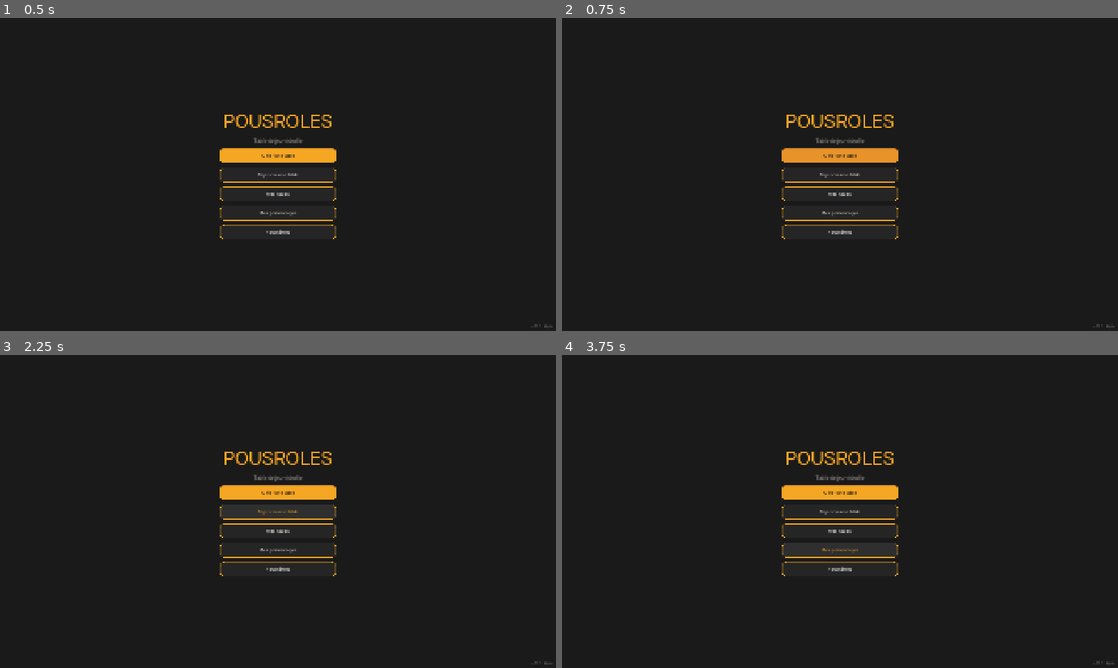
Above: before the commit, frames 1-4 (two rows, left to right).
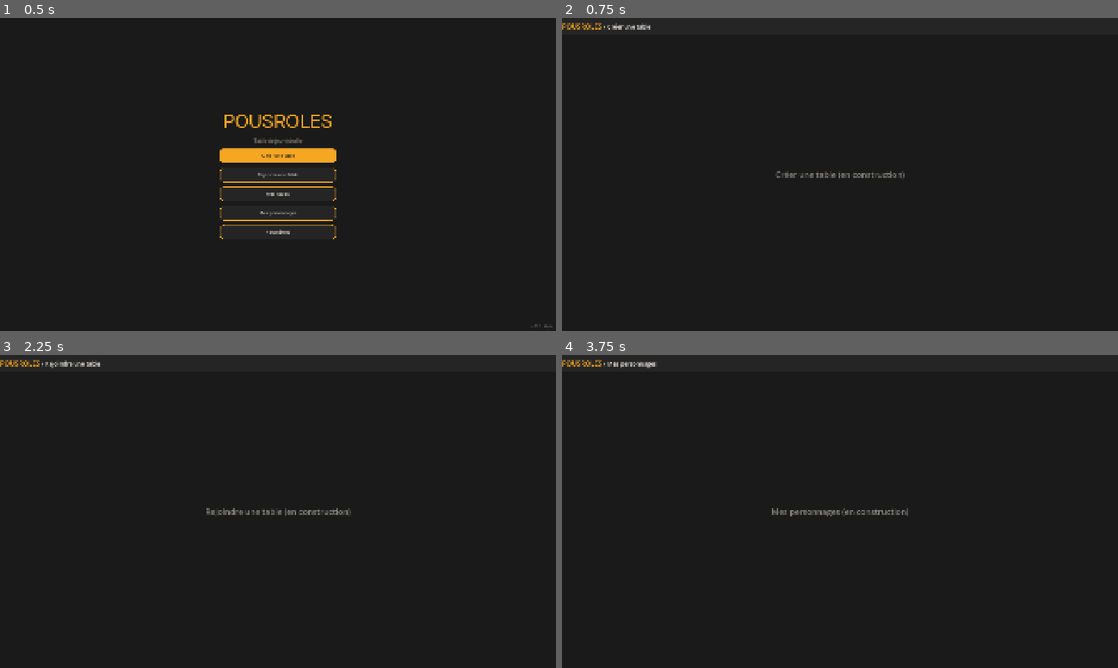
Above: after the commit, the same moments.

Repository: OznyRin/VTT
Game: Godot game, scene res://scenes/main_menu.tscn
Same seed, same stepped clock (60 frames per second), same inputs: the game is played once before the commit and once after it.
Inputs (mouse positions are in pixels of both pictures, inside the frame that each line leads up to):
- Up to frame 1 (0.5 s): no input
- Up to frame 2 (0.75 s): click "Créer une table" at 0.5 s
- Up to frame 3 (2.25 s): click (22, 364) at 1.25 s, where only the run after the commit has a clickable "POUSROLES"; click "Rejoindre une table" at 2 s
- Up to frame 4 (3.75 s): click (584, 364) at 2.75 s, where only the run after the commit has a clickable "POUSROLES"; click "Mes personnages" at 3.5 s

Frame 1 is identical in both runs. In frame 2, 2.5% of the frame differs, in the area x 0-100%, y 1-99%; in frame 3, 2.6%; in frame 4, 2.6%.

Commit message:
Phase 1 complète - tous les écrans placeholder + navigation

Diff:
--- /dev/null
+++ b/scenes/create_table.gd
@@ -0,0 +1,25 @@
+extends Control
+
+func _ready():
+	var nav_style = StyleBoxFlat.new()
+	nav_style.bg_color = Color("#252525")
+	$NavBar.add_theme_stylebox_override("panel", nav_style)
+
+	var home_style = StyleBoxEmpty.new()
+	$NavBar/HBoxContainer/BtnHome.add_theme_stylebox_override("normal", home_style)
+	$NavBar/HBoxContainer/BtnHome.add_theme_stylebox_override("hover", home_style)
+	$NavBar/HBoxContainer/BtnHome.add_theme_stylebox_override("pressed", home_style)
+	$NavBar/HBoxContainer/BtnHome.add_theme_color_override("font_color", Color("#F5A623"))
+	$NavBar/HBoxContainer/BtnHome.add_theme_color_override("font_hover_color", Color("#E8932A"))
+	$NavBar/HBoxContainer/BtnHome.add_theme_font_size_override("font_size", 24)
+
+	$NavBar/HBoxContainer/NavTitle.add_theme_color_override("font_color", Color("#F0EDE8"))
+	$NavBar/HBoxContainer/NavTitle.add_theme_font_size_override("font_size", 20)
+
+	$PageTitle.add_theme_font_size_override("font_size", 28)
+	$PageTitle.add_theme_color_override("font_color", Color("#8A8680"))
+
+	$NavBar/HBoxContainer/BtnHome.pressed.connect(_on_home_pressed)
+
+func _on_home_pressed():
+	get_tree().change_scene_to_file("res://scenes/main_menu.tscn")
--- /dev/null
+++ b/scenes/create_table.tscn
@@ -0,0 +1,55 @@
+[gd_scene format=3 uid="uid://yevbxq4ngel6"]
+
+[ext_resource type="Script" uid="uid://by73k033nu01w" path="res://scenes/create_table.gd" id="1_771ut"]
+
+[node name="CreateTable" type="Control" unique_id=1164363430]
+layout_mode = 3
+anchors_preset = 15
+anchor_right = 1.0
+anchor_bottom = 1.0
+grow_horizontal = 2
+grow_vertical = 2
+script = ExtResource("1_771ut")
+
+[node name="ColorRect" type="ColorRect" parent="." unique_id=761682725]
+layout_mode = 1
+anchors_preset = 15
+anchor_right = 1.0
+anchor_bottom = 1.0
+grow_horizontal = 2
+grow_vertical = 2
+color = Color(0.101960786, 0.101960786, 0.101960786, 1)
+
+[node name="NavBar" type="PanelContainer" parent="." unique_id=93353949]
+custom_minimum_size = Vector2(0, 60)
+layout_mode = 1
+anchors_preset = 10
+anchor_right = 1.0
+grow_horizontal = 2
+
+[node name="HBoxContainer" type="HBoxContainer" parent="NavBar" unique_id=1085173518]
+layout_mode = 2
+
+[node name="BtnHome" type="Button" parent="NavBar/HBoxContainer" unique_id=1513299624]
+layout_mode = 2
+text = "POUSROLES"
+
+[node name="NavTitle" type="Label" parent="NavBar/HBoxContainer" unique_id=1476023686]
+layout_mode = 2
+text = "/ Créer une table"
+
+[node name="PageTitle" type="Label" parent="." unique_id=243188061]
+layout_mode = 1
+anchors_preset = 8
+anchor_left = 0.5
+anchor_top = 0.5
+anchor_right = 0.5
+anchor_bottom = 0.5
+offset_left = -128.0
+offset_top = -11.5
+offset_right = 128.0
+offset_bottom = 11.5
+grow_horizontal = 2
+grow_vertical = 2
+theme_override_colors/font_color = Color(0.9411765, 0.92941177, 0.9098039, 1)
+text = "Créer une table (en construction)"
--- /dev/null
+++ b/scenes/join_table.gd
@@ -0,0 +1,25 @@
+extends Control
+
+func _ready():
+	var nav_style = StyleBoxFlat.new()
+	nav_style.bg_color = Color("#252525")
+	$NavBar.add_theme_stylebox_override("panel", nav_style)
+
+	var home_style = StyleBoxEmpty.new()
+	$NavBar/HBoxContainer/BtnHome.add_theme_stylebox_override("normal", home_style)
+	$NavBar/HBoxContainer/BtnHome.add_theme_stylebox_override("hover", home_style)
+	$NavBar/HBoxContainer/BtnHome.add_theme_stylebox_override("pressed", home_style)
+	$NavBar/HBoxContainer/BtnHome.add_theme_color_override("font_color", Color("#F5A623"))
+	$NavBar/HBoxContainer/BtnHome.add_theme_color_override("font_hover_color", Color("#E8932A"))
+	$NavBar/HBoxContainer/BtnHome.add_theme_font_size_override("font_size", 24)
+
+	$NavBar/HBoxContainer/NavTitle.add_theme_color_override("font_color", Color("#F0EDE8"))
+	$NavBar/HBoxContainer/NavTitle.add_theme_font_size_override("font_size", 20)
+
+	$PageTitle.add_theme_font_size_override("font_size", 28)
+	$PageTitle.add_theme_color_override("font_color", Color("#8A8680"))
+
+	$NavBar/HBoxContainer/BtnHome.pressed.connect(_on_home_pressed)
+
+func _on_home_pressed():
+	get_tree().change_scene_to_file("res://scenes/main_menu.tscn")
--- /dev/null
+++ b/scenes/join_table.tscn
@@ -0,0 +1,55 @@
+[gd_scene format=3 uid="uid://dlmthaplgmhjx"]
+
+[ext_resource type="Script" uid="uid://b028brxn060t0" path="res://scenes/join_table.gd" id="1_6wlu5"]
+
+[node name="JoinTable" type="Control" unique_id=64949569]
+layout_mode = 3
+anchors_preset = 15
+anchor_right = 1.0
+anchor_bottom = 1.0
+grow_horizontal = 2
+grow_vertical = 2
+script = ExtResource("1_6wlu5")
+
+[node name="ColorRect" type="ColorRect" parent="." unique_id=284742940]
+layout_mode = 1
+anchors_preset = 15
+anchor_right = 1.0
+anchor_bottom = 1.0
+grow_horizontal = 2
+grow_vertical = 2
+color = Color(0.101960786, 0.101960786, 0.101960786, 1)
+
+[node name="NavBar" type="PanelContainer" parent="." unique_id=1155745463]
+custom_minimum_size = Vector2(0, 60)
+layout_mode = 1
+anchors_preset = 10
+anchor_right = 1.0
+grow_horizontal = 2
+
+[node name="HBoxContainer" type="HBoxContainer" parent="NavBar" unique_id=1724263932]
+layout_mode = 2
+
+[node name="BtnHome" type="Button" parent="NavBar/HBoxContainer" unique_id=221964109]
+layout_mode = 2
+text = "POUSROLES"
+
+[node name="NavTitle" type="Label" parent="NavBar/HBoxContainer" unique_id=1167806827]
+layout_mode = 2
+text = "/ Rejoindre une table"
+
+[node name="PageTitle" type="Label" parent="." unique_id=1387352706]
+layout_mode = 1
+anchors_preset = 8
+anchor_left = 0.5
+anchor_top = 0.5
+anchor_right = 0.5
+anchor_bottom = 0.5
+offset_left = -128.0
+offset_top = -11.5
+offset_right = 128.0
+offset_bottom = 11.5
+grow_horizontal = 2
+grow_vertical = 2
+theme_override_colors/font_color = Color(0.9411765, 0.92941177, 0.9098039, 1)
+text = "Rejoindre une table (en construction)"
--- a/scenes/main_menu.gd
+++ b/scenes/main_menu.gd
@@ -44,5 +44,22 @@
 
 	$CenterContainer/BtnMyTables.pressed.connect(_on_my_tables_pressed)
 
+	$CenterContainer/BtnCreate.pressed.connect(_on_create_pressed)
+	$CenterContainer/BtnJoin.pressed.connect(_on_join_pressed)
+	$CenterContainer/BtnMyCharacters.pressed.connect(_on_characters_pressed)
+	$CenterContainer/BtnSettings.pressed.connect(_on_settings_pressed)
+
+func _on_create_pressed():
+	get_tree().change_scene_to_file("res://scenes/create_table.tscn")
+
+func _on_join_pressed():
+	get_tree().change_scene_to_file("res://scenes/join_table.tscn")
+
+func _on_characters_pressed():
+	get_tree().change_scene_to_file("res://scenes/my_characters.tscn")
+
+func _on_settings_pressed():
+	get_tree().change_scene_to_file("res://scenes/settings.tscn")
+
 func _on_my_tables_pressed():
 	get_tree().change_scene_to_file("res://scenes/my_tables.tscn")
--- /dev/null
+++ b/scenes/my_characters.gd
@@ -0,0 +1,25 @@
+extends Control
+
+func _ready():
+	var nav_style = StyleBoxFlat.new()
+	nav_style.bg_color = Color("#252525")
+	$NavBar.add_theme_stylebox_override("panel", nav_style)
+
+	var home_style = StyleBoxEmpty.new()
+	$NavBar/HBoxContainer/BtnHome.add_theme_stylebox_override("normal", home_style)
+	$NavBar/HBoxContainer/BtnHome.add_theme_stylebox_override("hover", home_style)
+	$NavBar/HBoxContainer/BtnHome.add_theme_stylebox_override("pressed", home_style)
+	$NavBar/HBoxContainer/BtnHome.add_theme_color_override("font_color", Color("#F5A623"))
+	$NavBar/HBoxContainer/BtnHome.add_theme_color_override("font_hover_color", Color("#E8932A"))
+	$NavBar/HBoxContainer/BtnHome.add_theme_font_size_override("font_size", 24)
+
+	$NavBar/HBoxContainer/NavTitle.add_theme_color_override("font_color", Color("#F0EDE8"))
+	$NavBar/HBoxContainer/NavTitle.add_theme_font_size_override("font_size", 20)
+
+	$PageTitle.add_theme_font_size_override("font_size", 28)
+	$PageTitle.add_theme_color_override("font_color", Color("#8A8680"))
+
+	$NavBar/HBoxContainer/BtnHome.pressed.connect(_on_home_pressed)
+
+func _on_home_pressed():
+	get_tree().change_scene_to_file("res://scenes/main_menu.tscn")
--- /dev/null
+++ b/scenes/my_characters.tscn
@@ -0,0 +1,55 @@
+[gd_scene format=3 uid="uid://cnvyb34dkhmuj"]
+
+[ext_resource type="Script" uid="uid://yydjgkhyehox" path="res://scenes/my_characters.gd" id="1_kl54f"]
+
+[node name="MyCharacters" type="Control" unique_id=1246439056]
+layout_mode = 3
+anchors_preset = 15
+anchor_right = 1.0
+anchor_bottom = 1.0
+grow_horizontal = 2
+grow_vertical = 2
+script = ExtResource("1_kl54f")
+
+[node name="ColorRect" type="ColorRect" parent="." unique_id=1414023373]
+layout_mode = 1
+anchors_preset = 15
+anchor_right = 1.0
+anchor_bottom = 1.0
+grow_horizontal = 2
+grow_vertical = 2
+color = Color(0.101960786, 0.101960786, 0.101960786, 1)
+
+[node name="NavBar" type="PanelContainer" parent="." unique_id=824330101]
+custom_minimum_size = Vector2(0, 60)
+layout_mode = 1
+anchors_preset = 10
+anchor_right = 1.0
+grow_horizontal = 2
+
+[node name="HBoxContainer" type="HBoxContainer" parent="NavBar" unique_id=97970883]
+layout_mode = 2
+
+[node name="BtnHome" type="Button" parent="NavBar/HBoxContainer" unique_id=229950440]
+layout_mode = 2
+text = "POUSROLES"
+
+[node name="NavTitle" type="Label" parent="NavBar/HBoxContainer" unique_id=754061065]
+layout_mode = 2
+text = "/ Mes personnages"
+
+[node name="PageTitle" type="Label" parent="." unique_id=960241090]
+layout_mode = 1
+anchors_preset = 8
+anchor_left = 0.5
+anchor_top = 0.5
+anchor_right = 0.5
+anchor_bottom = 0.5
+offset_left = -128.0
+offset_top = -11.5
+offset_right = 128.0
+offset_bottom = 11.5
+grow_horizontal = 2
+grow_vertical = 2
+theme_override_colors/font_color = Color(0.9411765, 0.92941177, 0.9098039, 1)
+text = "Mes personnages (en construction)"
--- /dev/null
+++ b/scenes/settings.gd
@@ -0,0 +1,25 @@
+extends Control
+
+func _ready():
+	var nav_style = StyleBoxFlat.new()
+	nav_style.bg_color = Color("#252525")
+	$NavBar.add_theme_stylebox_override("panel", nav_style)
+
+	var home_style = StyleBoxEmpty.new()
+	$NavBar/HBoxContainer/BtnHome.add_theme_stylebox_override("normal", home_style)
+	$NavBar/HBoxContainer/BtnHome.add_theme_stylebox_override("hover", home_style)
+	$NavBar/HBoxContainer/BtnHome.add_theme_stylebox_override("pressed", home_style)
+	$NavBar/HBoxContainer/BtnHome.add_theme_color_override("font_color", Color("#F5A623"))
+	$NavBar/HBoxContainer/BtnHome.add_theme_color_override("font_hover_color", Color("#E8932A"))
+	$NavBar/HBoxContainer/BtnHome.add_theme_font_size_override("font_size", 24)
+
+	$NavBar/HBoxContainer/NavTitle.add_theme_color_override("font_color", Color("#F0EDE8"))
+	$NavBar/HBoxContainer/NavTitle.add_theme_font_size_override("font_size", 20)
+
+	$PageTitle.add_theme_font_size_override("font_size", 28)
+	$PageTitle.add_theme_color_override("font_color", Color("#8A8680"))
+
+	$NavBar/HBoxContainer/BtnHome.pressed.connect(_on_home_pressed)
+
+func _on_home_pressed():
+	get_tree().change_scene_to_file("res://scenes/main_menu.tscn")
--- /dev/null
+++ b/scenes/settings.tscn
@@ -0,0 +1,55 @@
+[gd_scene format=3 uid="uid://dwx71r8j0hu26"]
+
+[ext_resource type="Script" uid="uid://bsbugr4okqhud" path="res://scenes/settings.gd" id="1_5p8wc"]
+
+[node name="Settings" type="Control" unique_id=1479244883]
+layout_mode = 3
+anchors_preset = 15
+anchor_right = 1.0
+anchor_bottom = 1.0
+grow_horizontal = 2
+grow_vertical = 2
+script = ExtResource("1_5p8wc")
+
+[node name="ColorRect" type="ColorRect" parent="." unique_id=923233557]
+layout_mode = 1
+anchors_preset = 15
+anchor_right = 1.0
+anchor_bottom = 1.0
+grow_horizontal = 2
+grow_vertical = 2
+color = Color(0.101960786, 0.101960786, 0.101960786, 1)
+
+[node name="NavBar" type="PanelContainer" parent="." unique_id=1094081048]
+custom_minimum_size = Vector2(0, 60)
+layout_mode = 1
+anchors_preset = 10
+anchor_right = 1.0
+grow_horizontal = 2
+
+[node name="HBoxContainer" type="HBoxContainer" parent="NavBar" unique_id=757326043]
+layout_mode = 2
+
+[node name="BtnHome" type="Button" parent="NavBar/HBoxContainer" unique_id=1230800963]
+layout_mode = 2
+text = "POUSROLES"
+
+[node name="NavTitle" type="Label" parent="NavBar/HBoxContainer" unique_id=1771104350]
+layout_mode = 2
+text = "/ Paramètres"
+
+[node name="PageTitle" type="Label" parent="." unique_id=1617408078]
+layout_mode = 1
+anchors_preset = 8
+anchor_left = 0.5
+anchor_top = 0.5
+anchor_right = 0.5
+anchor_bottom = 0.5
+offset_left = -128.0
+offset_top = -11.5
+offset_right = 128.0
+offset_bottom = 11.5
+grow_horizontal = 2
+grow_vertical = 2
+theme_override_colors/font_color = Color(0.9411765, 0.92941177, 0.9098039, 1)
+text = "Paramètres (en construction)"
Not shown, added: scenes/create_table.gd.uid
Not shown, added: scenes/join_table.gd.uid
Not shown, added: scenes/my_characters.gd.uid
Not shown, added: scenes/settings.gd.uid
